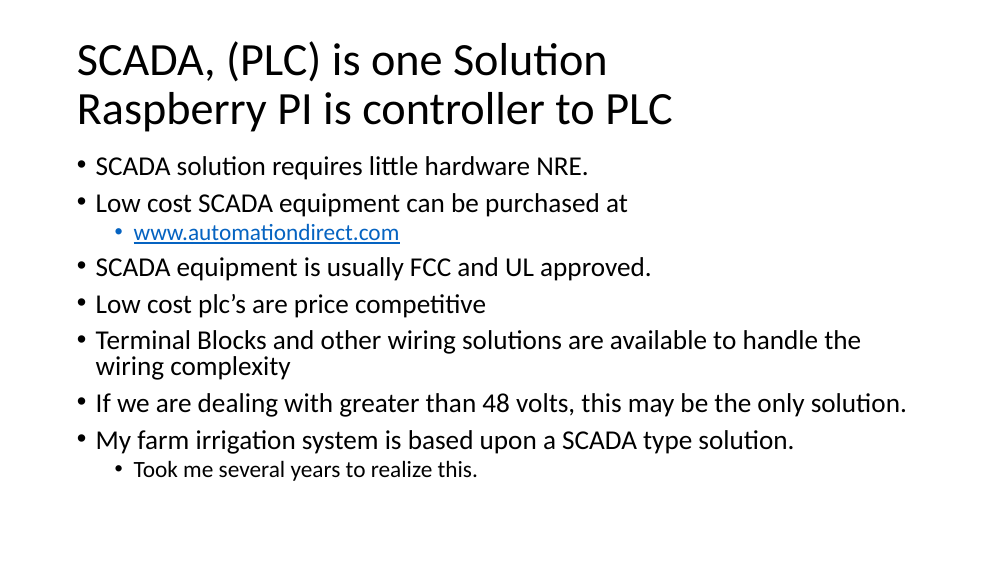
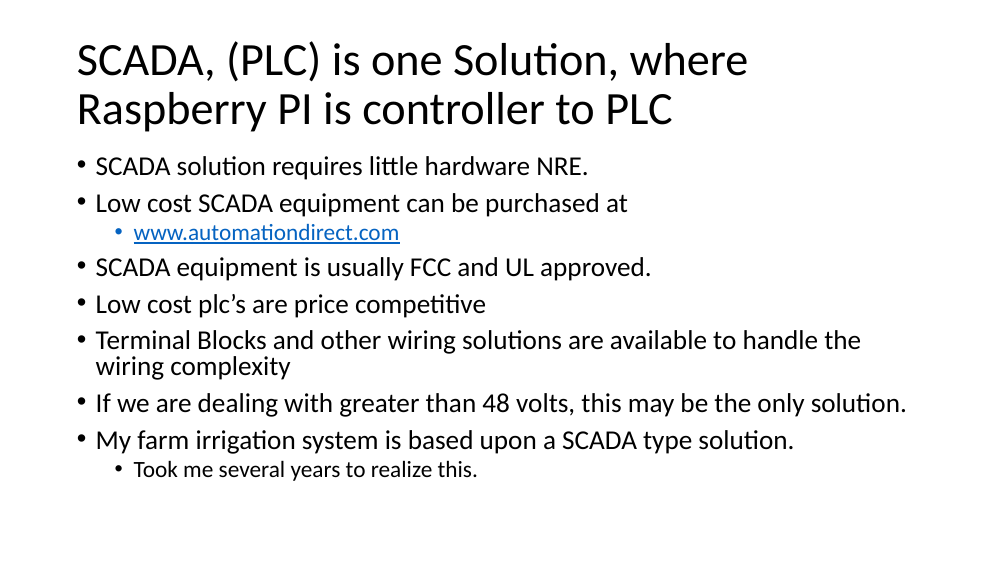
Before and after one commit to NanoDataCenter/nano_data_center, a slide deck: slide 5 of presentations/session_1/Embedded Track #1.pptx. Drawn at 1008x567 pixels with LibreOffice and Linux fonts; fonts in the diff are those of the drawing. Boxes give left, top, right and bottom in pixels: in the first picture for what was removed or moved away, otherwise in the second. Text is boxed around its words. In the diff, an @@ line names an element or a change of style, - is before the commit and + after.

```diff
--- a/presentations/session_1/Embedded Track #1.pptx
+++ b/presentations/session_1/Embedded Track #1.pptx
@@ title at (77,41,749,132): text changed @@
-SCADA, (PLC) is one Solution
-Raspberry PI is controller to PLC
+SCADA, (PLC) is one Solution, where
+Raspberry PI is controller to PLC
```
Also in this commit, not shown: 6 other slides changed, 3 other files.
